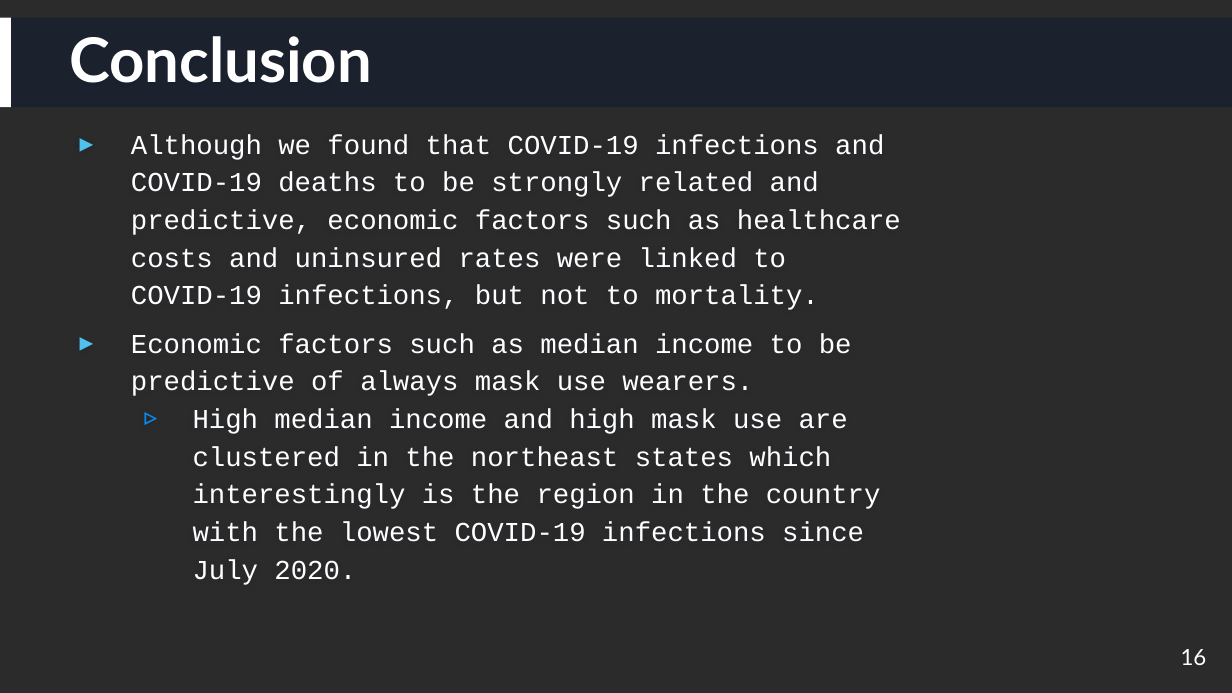
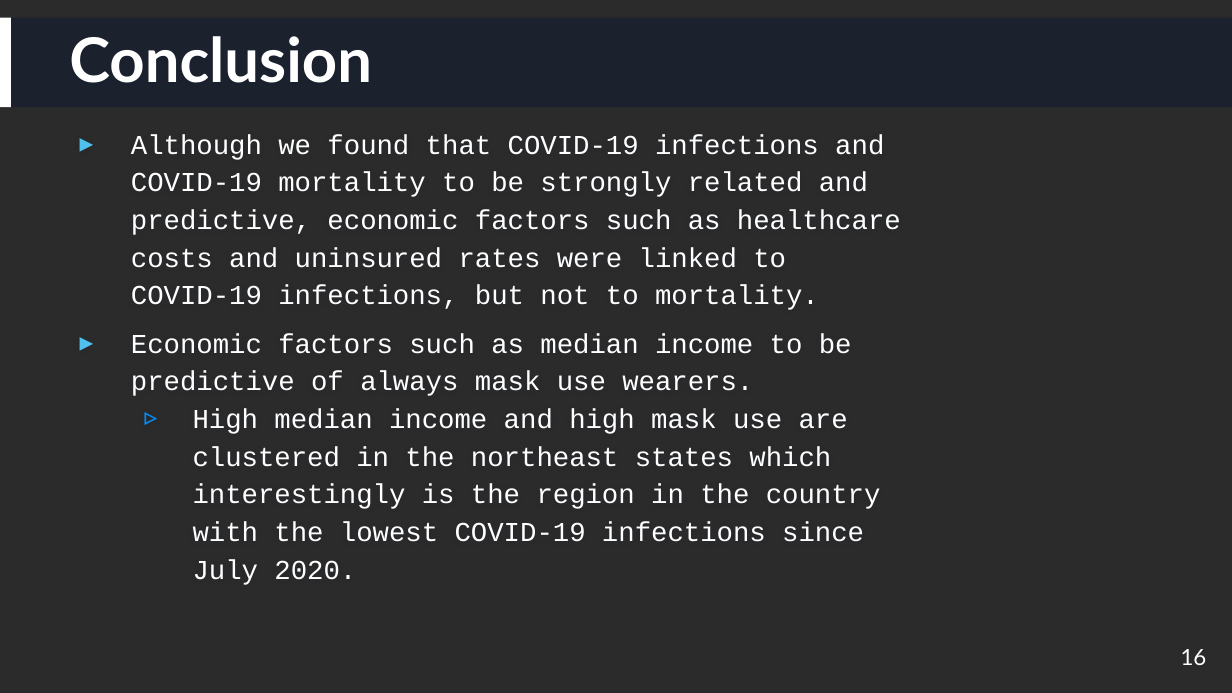
Before and after one commit to havyjavy/Healthcare-and-Covid-19, a slide deck: slide 16 of Behavioral_Economic_Factors_and_COVID-19.pptx. Drawn at 1232x693 pixels with LibreOffice and Linux fonts; fonts in the diff are those of the drawing; background and template pictures are left out; a plain dark background stands for a picture behind light text. Boxes give left, top, right and bottom in pixels: in the first picture for what was removed or moved away, otherwise in the second. Text is boxed around its words. In the diff, an @@ line names an element or a change of style, - is before the commit and + after.

Commit message:
Changed deaths to mortalities in powerpoint. Updated boxplot to show mortalities.  Updated notebook name to mortalities as well.

```diff
--- a/Behavioral_Economic_Factors_and_COVID-19.pptx
+++ b/Behavioral_Economic_Factors_and_COVID-19.pptx
@@ text at [131, 134, 901, 310]: text changed @@
-▸ Although we found that COVID-19 infections and COVID-19 deaths to be strongly related and predictive, economic factors such as healthcare costs and uninsured rates were linked to COVID-19 infections, but not to mortality.
+▸ Although we found that COVID-19 infections and COVID-19 mortality to be strongly related and predictive, economic factors such as healthcare costs and uninsured rates were linked to COVID-19 infections, but not to mortality.
```
Also in this commit, not shown: 4 other slides changed, 2 other files.
